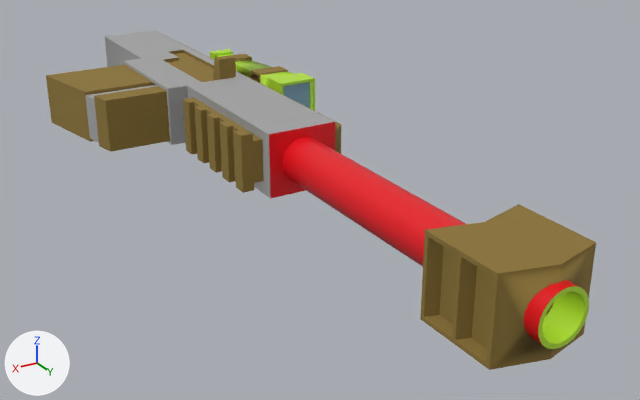
The FBX model Content/Models/Gear/GEAR_SNIPER.fbx, before and after one commit.
The view is the same before and after, from a 50 mm camera at (19.7, 50.9, 18.7) aimed at (-1.4, 15.5, 1.0). The lights are fixed; the arrows at lower left show +X, +Y and +Z. Where no turn or scale is listed for an object, it has been applied to the vertices.

The older version as bpy lines, for what is in view:
```python
mat_gray6_001 = principled_material('Gray6.001')
mat_gray6_001.base_color = (0.376, 0.376, 0.376)  # grey #a5a5a5
mat_gray6_001.roughness = 1.0
me_sniper = bpy.data.meshes.new('sniper')
me_sniper.from_pydata(...)  # 407 vertices, 488 faces; spans x -5.8..7.5, y -7.8..33.2, z 1.7..6.3
# faces by material slot: [205, 40, 165, 2, 76]
me_sniper.materials.append(mat_gray8_001)  # yellow #8d7538
me_sniper.materials.append(mat_gray6_001)  # grey #a5a5a5
me_sniper.materials.append(mat_material)  # green #b8e735
me_sniper.materials.append(mat_cobalt)  # blue #85abc5
me_sniper.materials.append(mat_barrel)  # red #e70c1b
ob_sniper = bpy.data.objects.new('sniper', me_sniper)
ob_sniper.location = (0.0, 0.0, 0.0)
```
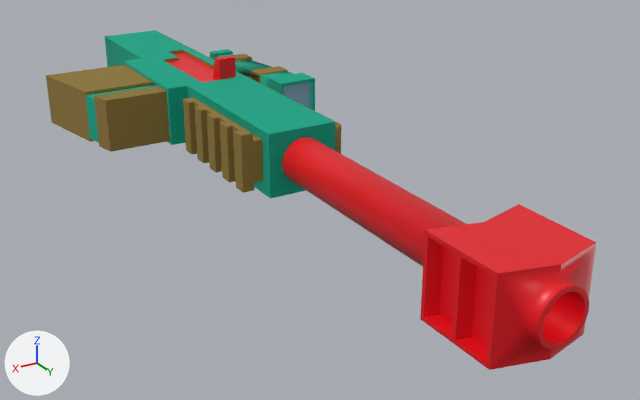
What differs and where, as boxes (x1, y1, x2, y2) in the pictures (640 x 400 px):
```json
{"object": "sniper", "change": "recoloured", "before": [82, 30, 596, 370], "after": [82, 30, 596, 370]}
{"part": 1, "of": "me_sniper", "change": "cut back", "before": [426, 204, 596, 273], "after": [426, 204, 596, 273]}
{"part": 2, "of": "me_sniper", "change": "recoloured", "before": [167, 53, 596, 370], "after": [167, 53, 596, 370], "on screen": "yellow to red"}
{"part": 3, "of": "me_sniper", "change": "recoloured", "before": [210, 49, 315, 111], "after": [210, 49, 315, 111], "on screen": "green to cyan"}
{"part": 4, "of": "me_sniper", "change": "recoloured", "before": [538, 286, 589, 349], "after": [538, 286, 589, 349], "on screen": "green to red"}
{"part": 5, "of": "me_sniper", "change": "recoloured", "before": [269, 122, 335, 199], "after": [269, 122, 335, 199], "on screen": "red to cyan"}
```

Edits to the scene script, one JSON object a line:
```json
{"op": "set", "path": "mat_gray6_001.base_color", "old": "(0.376, 0.376, 0.376)", "new": "(0.0, 0.376, 0.24)", "note": "grey #a5a5a5 -> cyan #00a586"}
{"block": "me_sniper", "where": "# used by ob_sniper; location = (0.0, 0.0, 0.0)"}
{"op": "remove", "block": "me_sniper", "code": "me_sniper.from_pydata(...)  # 407 vertices, 488 faces; spans x -5.8..7.5, y -7.8..33.2, z 1.7..6.3"}
{"op": "add", "block": "me_sniper", "code": "me_sniper.from_pydata(...)  # 407 vertices, 466 faces; spans x -5.8..7.5, y -7.8..33.2, z 1.7..6.3"}
{"block": "me_sniper", "change": "me_sniper part 1"}
{"block": "me_sniper", "change": "26 faces are deleted"}
{"block": "me_sniper", "change": "4 new faces join them, mat_barrel (red #e70c1b)"}
{"block": "me_sniper", "change": "me_sniper part 2: 60 faces spanning x -2.5..1.9, y -1.5..32.8, z 1.7..6.3 switch from mat_gray8_001 (yellow #8d7538) to mat_barrel (red #e70c1b)"}
{"block": "me_sniper", "change": "me_sniper part 3: 69 faces spanning x -5.8..-2.1, y -7.3..15.9, z 2.5..4.8 switch from mat_material (green #b8e735) to mat_gray6_001 (cyan #00a586)"}
{"block": "me_sniper", "change": "me_sniper part 4: 72 faces spanning x -1.4..0.9, y 31.9..33.2, z 2.4..4.7 switch from mat_material (green #b8e735) to mat_barrel (red #e70c1b)"}
{"block": "me_sniper", "change": "me_sniper part 5: 28 faces spanning x -2.1..1.6, y 15.9, z 1.9..5.1 switch from mat_barrel (red #e70c1b) to mat_gray6_001 (cyan #00a586)"}
```
